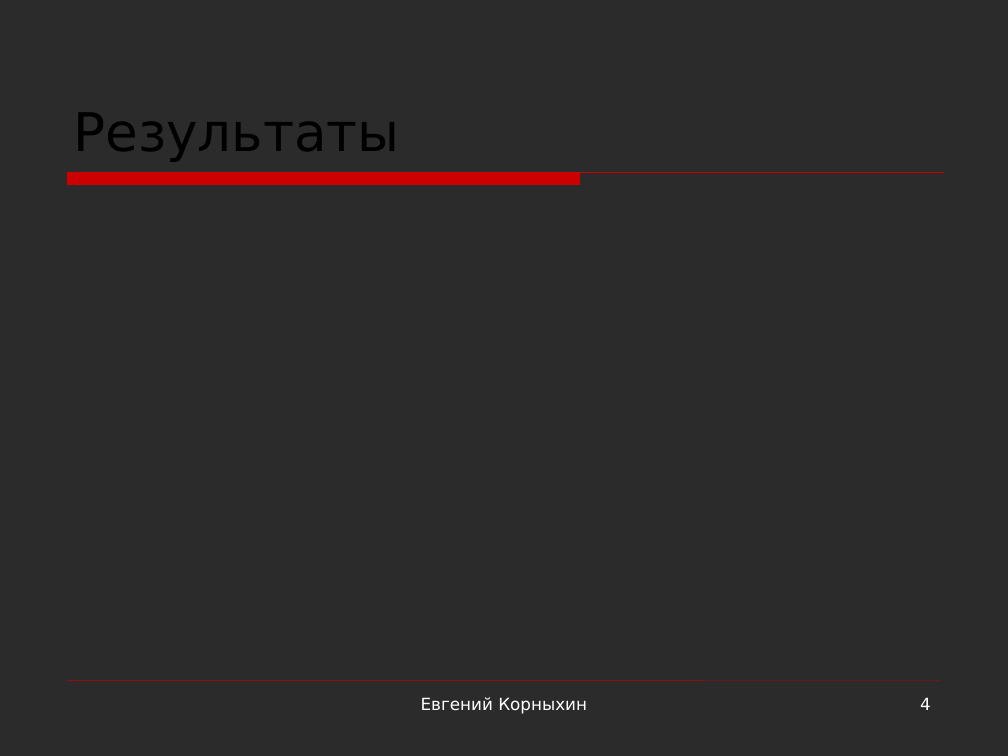
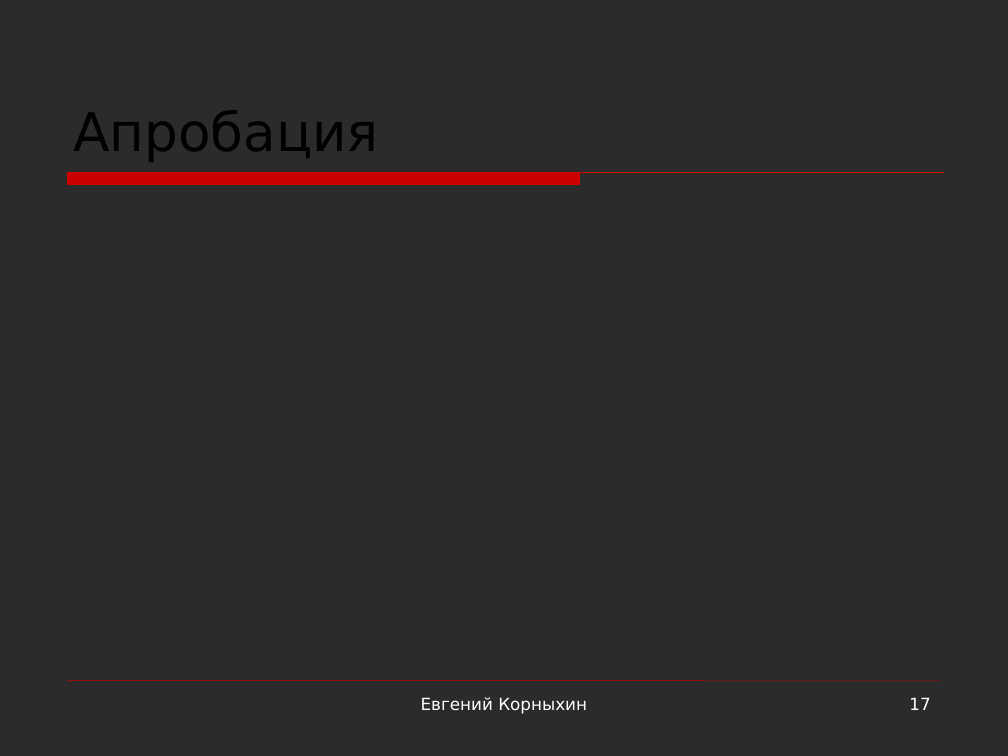
Before and after one commit to kornevgen/tesla-project, a slide deck: slide 17 of papers/THESIS/talks/Oct13 - ISP/isp-slides2.ppt (slide 4 before the commit). Drawn at 1008x756 pixels with LibreOffice and Linux fonts; fonts in the diff are those of the drawing; background and template pictures are left out; a plain dark background stands for a picture behind light text. Boxes give left, top, right and bottom in pixels: in the first picture for what was removed or moved away, otherwise in the second. Text is boxed around its words. In the diff, an @@ line names an element or a change of style, - is before the commit and + after.

```diff
--- a/papers/THESIS/talks/Oct13 - ISP/isp-slides2.ppt
+++ b/papers/THESIS/talks/Oct13 - ISP/isp-slides2.ppt
@@ title at [73, 110, 379, 162]: text changed @@
-Результаты
+Апробация
@@ page number at [909, 697, 930, 710]: text changed @@
-4
+17
```
Also in this commit, not shown: 14 slides added.
